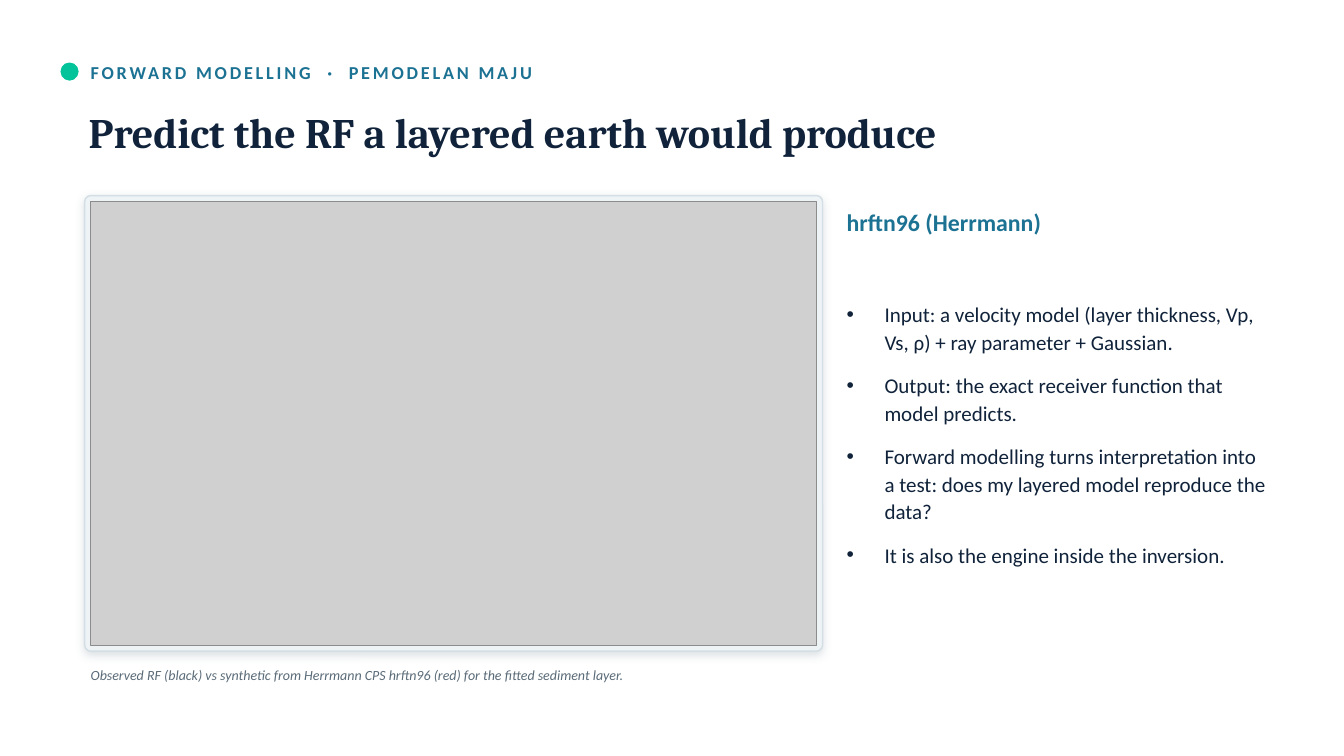
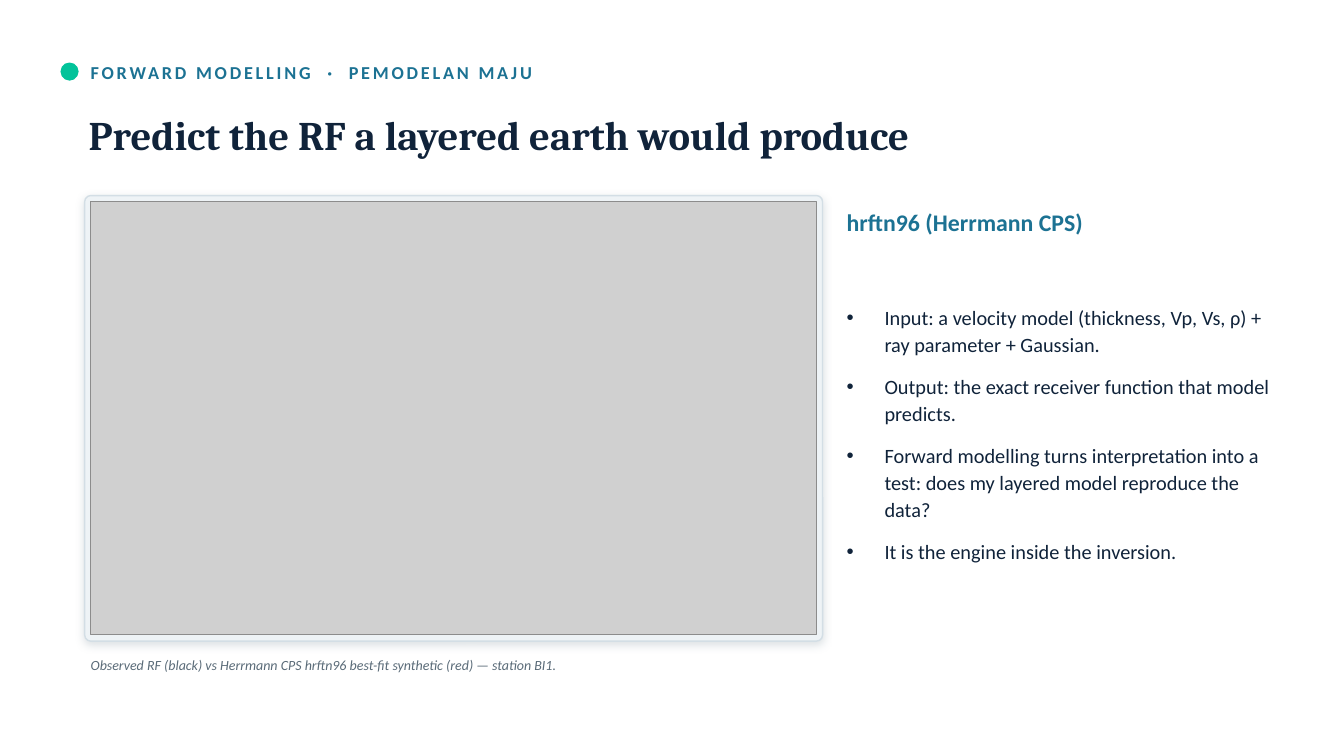
Before and after one commit to maswiet/fbt-gravity-seismicity, a slide deck: slide 10 of pitch_rf_gravity/RF_Gravity_CentralJava_keynote.pptx (slide 6 before the commit). Drawn at 1344x756 pixels with LibreOffice and Linux fonts; fonts in the diff are those of the drawing; grey boxes stand for pictures. Boxes give left, top, right and bottom in pixels: in the first picture for what was removed or moved away, otherwise in the second. Text is boxed around its words. In the diff, an @@ line names an element or a change of style, - is before the commit and + after.

```diff
--- a/pitch_rf_gravity/RF_Gravity_CentralJava_keynote.pptx
+++ b/pitch_rf_gravity/RF_Gravity_CentralJava_keynote.pptx
@@ text "Predict the RF a layered ..." at bbox=[89, 121, 909, 159]: size 30 to 29 pt @@
@@ rounded rectangle: place and size @@
-rounded rectangle at bbox=[85, 196, 823, 651]
+rounded rectangle at bbox=[85, 196, 823, 641]
@@ rounded rectangle at bbox=[85, 196, 823, 641]: proportions changed @@
@@ picture: place and size @@
-picture at bbox=[91, 202, 817, 645]
+picture at bbox=[91, 202, 817, 635]
@@ text at bbox=[847, 213, 1083, 235]: text changed @@
-hrftn96 (Herrmann)
+hrftn96 (Herrmann CPS)
@@ text at bbox=[885, 310, 1246, 356]: text changed; size 15 to 14.5 pt @@
-• Input: a velocity model (layer thickness, Vp, Vs, ρ) + ray parameter + Gaussian.
+• Input: a velocity model (thickness, Vp, Vs, ρ) + ray parameter + Gaussian.
@@ text at bbox=[885, 380, 1269, 517]: size 15 to 14.5 pt in "Output: the exact receiver function that model ...", "Forward modelling turns interpretation into a test: ..." @@
@@ text at bbox=[885, 545, 1176, 563]: text changed; size 15 to 14.5 pt @@
-• It is also the engine inside the inversion.
+• It is the engine inside the inversion.
@@ text at bbox=[91, 660, 556, 672]: text changed @@
-Observed RF (black) vs synthetic from Herrmann CPS hrftn96 (red) for the fitted sediment layer.
+Observed RF (black) vs Herrmann CPS hrftn96 best-fit synthetic (red) — station BI1.
```
Also in this commit, not shown: 12 other slides changed, 7 slides added, 2 slides removed, 12 other files.
